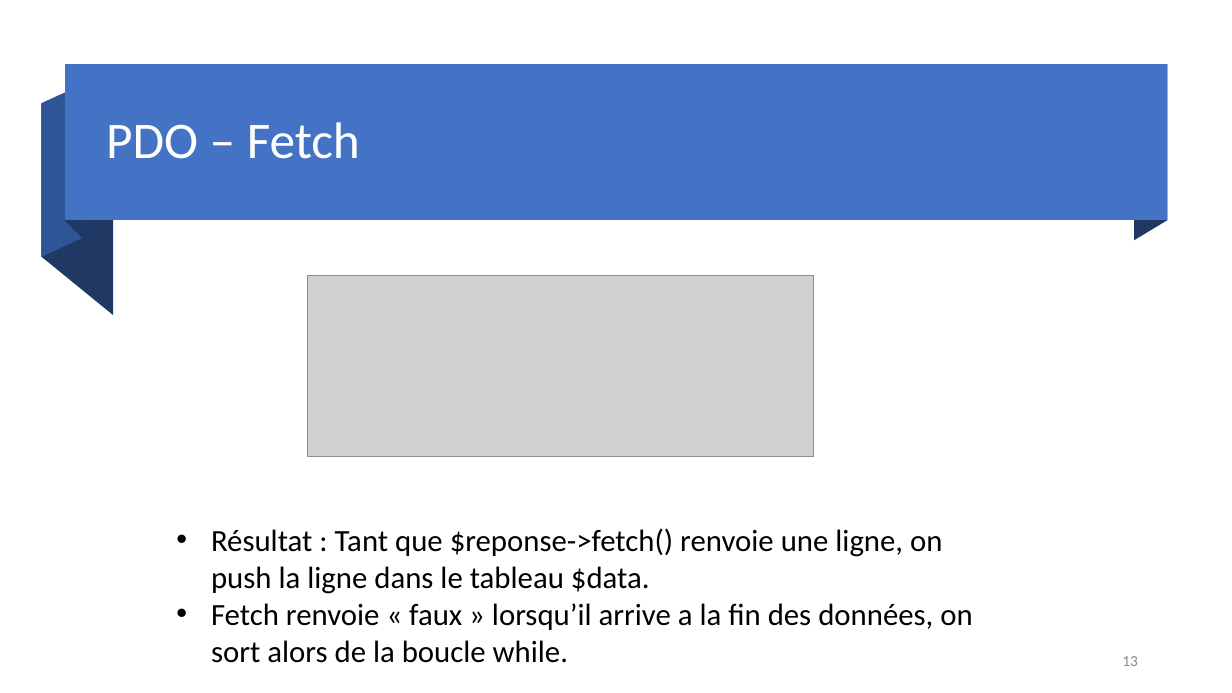
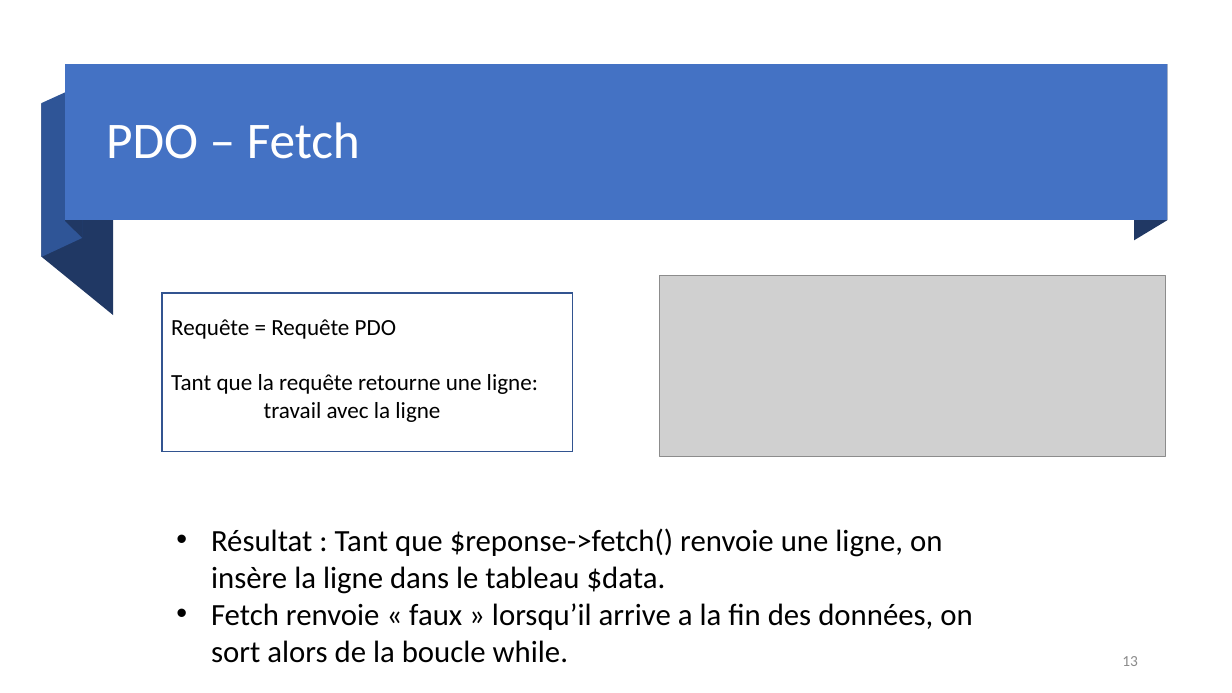
Before and after one commit to DylanMielot/FormationFormateur, a slide deck: slide 13 of Formation de formateur.pptx. Drawn at 1232x693 pixels with LibreOffice and Linux fonts; fonts in the diff are those of the drawing; grey boxes stand for pictures. Boxes give left, top, right and bottom in pixels: in the first picture for what was removed or moved away, otherwise in the second. Text is boxed around its words. In the diff, an @@ line names an element or a change of style, - is before the commit and + after.

```diff
--- a/Formation de formateur.pptx
+++ b/Formation de formateur.pptx
@@ rectangle added at bbox=[162, 293, 572, 452], outline #325491 1 pt @@
@@ picture: place and size @@
-picture at bbox=[308, 275, 814, 457]
+picture at bbox=[660, 275, 1166, 457]
@@ text added at bbox=[171, 319, 538, 422], 18 pt, text #000000 @@
+Requête = Requête PDO
+Tant que la requête retourne une ligne:
+travail avec la ligne
@@ text at bbox=[211, 528, 942, 594]: text changed @@
-• Résultat : Tant que $reponse->fetch() renvoie une ligne, on push la ligne dans le tableau $data.
+• Résultat : Tant que $reponse->fetch() renvoie une ligne, on insère la ligne dans le tableau $data.
```
Also in this commit, not shown: 13 other slides changed, 1 slide added, 2 slides removed, 1 other file.
